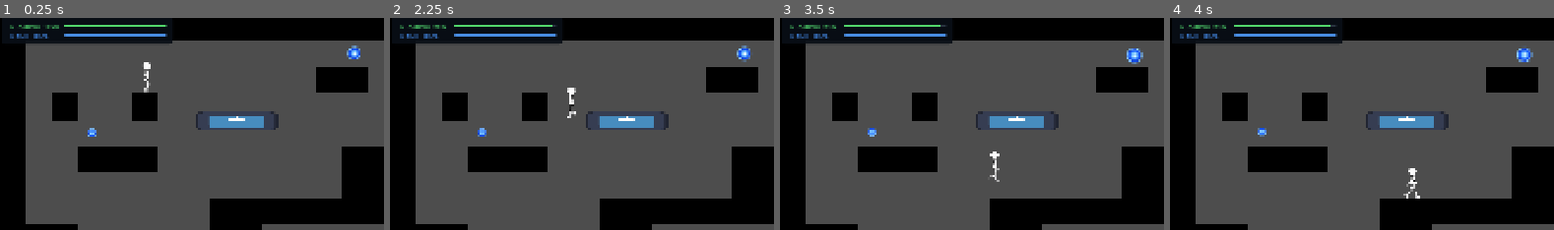
Above: before the commit, frames 1-4 (left to right).
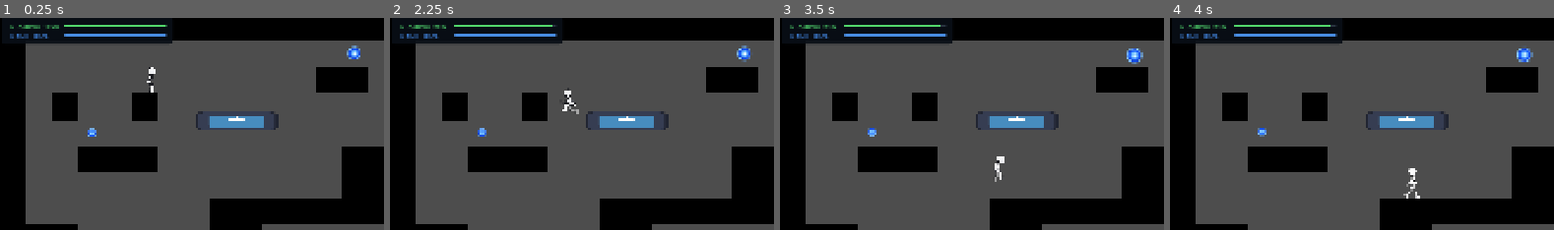
Above: after the commit, the same moments.

Repository: DonDuncombe/Strike
Game: Godot game, scene res://scenes/main.tscn
The game is run twice, just before and just after one commit, with the same random seed, the same clock (stepped at 60 frames per second) and the same inputs. The engine's default icon, where the game draws it, is replaced by a stand-in: a white triangle on a blue panel in a dark square.
Inputs:
- Up to frame 1 (0.25 s): no input
- Up to frame 2 (2.25 s): hold D (move_right) 0.53-2.03 s; tap J (attack) at 0.6 s; tap Space (move_jump) at 0.77, 1.52 s; tap F (dash) at 1.35 s; hold A (move_left) from 2.03 s (still down); hold Alt (move_crouch) from 2.03 s (still down)
- Up to frame 3 (3.5 s): tap Enter at 2.75 s; release A (move_left) at 2.78 s; release Alt (move_crouch) at 2.78 s; hold D (move_right) from 2.78 s (still down); tap E (next_weapon) at 2.85 s; tap Space (move_jump) at 3.02 s
- Up to frame 4 (4 s): keep holding D (move_right); tap Space (move_jump) at 3.5, 3.77 s; tap Q (prev_weapon) at 3.6 s
The pictures show only the part of the screen within x 0-50%, y 1-51%; the shares and areas given below are measured in that part.

The runs differ from the first frame. In frame 1, 0.3% of the frame differs, in the area x 37-41%, y 20-36%; in frame 2, 0.3%; in frame 3, 0.3%; in frame 4, nothing differs.

Commit message:
Jump animation added
Co-Authored-By: Claude Opus 5.5 <noreply@anthropic.com>

Diff:
--- a/scenes/player.tscn
+++ b/scenes/player.tscn
@@ -5,6 +5,7 @@
 [ext_resource type="Texture2D" uid="uid://8acy4ho2nom4" path="res://assets/images/Skelly/Skelly-walk.png" id="walk"]
 [ext_resource type="Texture2D" uid="uid://2fgvo0qqwqwg" path="res://assets/images/Skelly/Skelly-hang.png" id="hang"]
 [ext_resource type="Texture2D" path="res://assets/images/Skelly/Skelly-crouch.png" id="crouch"]
+[ext_resource type="Texture2D" path="res://assets/images/Skelly/Skelly-jump.png" id="jump"]
 
 [sub_resource type="AtlasTexture" id="hang_0"]
 atlas = ExtResource("hang")
@@ -226,6 +227,49 @@
 region = Rect2(1024, 0, 256, 256)
 filter_clip = true
 
+[sub_resource type="AtlasTexture" id="jump_4"]
+atlas = ExtResource("jump")
+region = Rect2(1024, 0, 256, 256)
+filter_clip = true
+
+[sub_resource type="AtlasTexture" id="jump_5"]
+atlas = ExtResource("jump")
+region = Rect2(1280, 0, 256, 219)
+margin = Rect2(0, 0, 0, 37)
+filter_clip = true
+
+[sub_resource type="AtlasTexture" id="jump_6"]
+atlas = ExtResource("jump")
+region = Rect2(1536, 0, 256, 178)
+margin = Rect2(0, 0, 0, 78)
+filter_clip = true
+
+[sub_resource type="AtlasTexture" id="jump_7"]
+atlas = ExtResource("jump")
+region = Rect2(1792, 0, 256, 222)
+margin = Rect2(0, 0, 0, 34)
+filter_clip = true
+
+[sub_resource type="AtlasTexture" id="jump_8"]
+atlas = ExtResource("jump")
+region = Rect2(2048, 0, 256, 256)
+filter_clip = true
+
+[sub_resource type="AtlasTexture" id="jump_9"]
+atlas = ExtResource("jump")
+region = Rect2(2304, 0, 256, 256)
+filter_clip = true
+
+[sub_resource type="AtlasTexture" id="jump_10"]
+atlas = ExtResource("jump")
+region = Rect2(2560, 0, 256, 256)
+filter_clip = true
+
+[sub_resource type="AtlasTexture" id="jump_11"]
+atlas = ExtResource("jump")
+region = Rect2(2816, 0, 256, 256)
+filter_clip = true
+
 [sub_resource type="SpriteFrames" id="SpriteFrames_u4gc1"]
 animations = [{
 "frames": [{
@@ -338,9 +382,12 @@
 }, {
 "frames": [{
 "duration": 1.0,
-"texture": SubResource("walk_2")
-}],
-"loop": 1,
+"texture": SubResource("jump_7")
+}, {
+"duration": 1.0,
+"texture": SubResource("jump_8")
+}],
+"loop": false,
 "name": &"fall",
 "speed": 1.0
 }, {
@@ -368,11 +415,31 @@
 }, {
 "frames": [{
 "duration": 1.0,
-"texture": SubResource("walk_4")
-}],
-"loop": 1,
+"texture": SubResource("jump_4")
+}, {
+"duration": 1.0,
+"texture": SubResource("jump_5")
+}, {
+"duration": 1.0,
+"texture": SubResource("jump_6")
+}],
+"loop": false,
 "name": &"jump",
 "speed": 1.0
+}, {
+"frames": [{
+"duration": 1.0,
+"texture": SubResource("jump_9")
+}, {
+"duration": 1.0,
+"texture": SubResource("jump_10")
+}, {
+"duration": 1.0,
+"texture": SubResource("jump_11")
+}],
+"loop": false,
+"name": &"land",
+"speed": 20.0
 }, {
 "frames": [{
 "duration": 1.0,
--- a/scripts/player.gd
+++ b/scripts/player.gd
@@ -15,10 +15,12 @@
 const CROUCH_TRANSITION_TIME: float = 0.15
 ## Crouched collider height as a fraction of the standing collider; the feet stay in place.
 const CROUCH_HEIGHT_RATIO: float = 0.68
-## The crouch sheet is drawn larger than the walk sheet. This matches its head size (64 vs 47 source px).
-const CROUCH_SPRITE_SCALE: float = 0.734
-## Source-pixel shift that puts the scaled crouch feet (117 px below frame center) on the walk feet (89 px).
-const CROUCH_SPRITE_FEET_SHIFT: float = 3.1
+## The crouch and jump sheets are drawn larger than the walk sheet. This matches their head size (64 vs 47 source px).
+const LARGE_SHEET_SCALE: float = 0.734
+## Source-pixel shift that puts the scaled crouch and jump feet (117 px below frame center) on the walk feet (89 px).
+const LARGE_SHEET_FEET_SHIFT: float = 3.1
+## Animations drawn on the larger crouch and jump sheets.
+const LARGE_SHEET_ANIMATIONS: Array[StringName] = [&"crouch", &"jump", &"fall", &"land"]
 ## Crouched movement speed as a fraction of the stamina-scaled Move Speed.
 # TODO: Placeholder crouch-walk that slides the held crouch frame. Replace with the crouch-walk/crawl animation when it is added.
 const CROUCH_WALK_SPEED_MULTIPLIER: float = 0.35
@@ -235,6 +237,8 @@
 var _animation_cycle: float = 0.0
 var _animation_travel: Vector2 = Vector2.ZERO
 var _sprite_override_active: bool = false
+# True from touching down into IDLE until the landing frames finish.
+var _landing: bool = false
 var _sprite_rest_scale: Vector2
 var _sprite_rest_position: Vector2
 
@@ -742,6 +746,7 @@
 		return
 	var old_state: PlayerState = current_state
 	current_state = new_state
+	_landing = new_state == PlayerState.IDLE and (old_state == PlayerState.JUMP or old_state == PlayerState.FALL)
 	state_changed.emit(PlayerState.keys()[old_state], PlayerState.keys()[new_state])
 
 # --- State Transition Condition Evaluators ---
@@ -823,24 +828,8 @@
 	# shuffles onto the ledge. Replace with the dedicated transition animation when it is provided.
 	if is_crouching and not (current_state == PlayerState.LEDGE_CLIMB and _ledge_waypoints.size() > 1):
 		crouch_pose = true
-	if current_state == PlayerState.LEDGE_HANG or crouch_pose:
-		if not _sprite_override_active:
-			_sprite_rest_scale = sprite.scale
-			_sprite_rest_position = sprite.position
-			_sprite_override_active = true
-		if crouch_pose:
-			sprite.scale = _sprite_rest_scale * CROUCH_SPRITE_SCALE
-			sprite.position = _sprite_rest_position + Vector2(0.0, CROUCH_SPRITE_FEET_SHIFT * _sprite_rest_scale.y)
-		else:
-			sprite.scale = _sprite_rest_scale * ledge_sprite_scale
-			var grip: Vector2 = ledge_sprite_grip
-			if sprite.flip_h:
-				grip.x = -grip.x
-			sprite.position = to_local(_ledge_top) - sprite.transform.basis_xform(grip)
-	elif _sprite_override_active:
-		sprite.scale = _sprite_rest_scale
-		sprite.position = _sprite_rest_position
-		_sprite_override_active = false
+	if _landing and sprite.animation == &"land" and not sprite.is_playing():
+		_landing = false
 	var animation_name: StringName = &"idle"
 	var cycle_advance: float = 0.0
 	var distance_driven: bool = false
@@ -872,8 +861,11 @@
 				cycle_advance = -travel.y / maxf(cycle_distance, 0.001)
 	if crouch_pose:
 		animation_name = &"crouch"
+	elif current_state == PlayerState.IDLE and _landing:
+		animation_name = &"land"
 	if sprite.sprite_frames == null or not sprite.sprite_frames.has_animation(animation_name):
 		return
+	_apply_sprite_override(animation_name)
 	if sprite.animation != animation_name:
 		_animation_cycle = 0.0
 		sprite.animation = animation_name
@@ -886,8 +878,37 @@
 		sprite.pause()
 		_animation_cycle = fposmod(_animation_cycle + cycle_advance, 1.0)
 		_set_locomotion_frame(sprite)
+	elif animation_name == &"jump" or animation_name == &"fall":
+		# Rising frames run from launch speed to the apex; falling frames from the apex to launch speed downward.
+		sprite.pause()
+		var launch_speed: float = maxf(-initial_jump_velocity, 0.001)
+		var air_progress: float = clampf(1.0 + velocity.y / launch_speed, 0.0, 1.0) if animation_name == &"jump" else clampf(velocity.y / launch_speed, 0.0, 1.0)
+		var last_air_frame: int = sprite.sprite_frames.get_frame_count(animation_name) - 1
+		sprite.set_frame_and_progress(roundi(air_progress * last_air_frame), 0.0)
 	else:
 		sprite.play(animation_name)
+
+# Rescales and repositions the sprite for artwork drawn at a different size than the walk sheet.
+func _apply_sprite_override(animation_name: StringName) -> void:
+	var large_sheet: bool = LARGE_SHEET_ANIMATIONS.has(animation_name)
+	if large_sheet or animation_name == &"hang":
+		if not _sprite_override_active:
+			_sprite_rest_scale = sprite.scale
+			_sprite_rest_position = sprite.position
+			_sprite_override_active = true
+		if large_sheet:
+			sprite.scale = _sprite_rest_scale * LARGE_SHEET_SCALE
+			sprite.position = _sprite_rest_position + Vector2(0.0, LARGE_SHEET_FEET_SHIFT * _sprite_rest_scale.y)
+		else:
+			sprite.scale = _sprite_rest_scale * ledge_sprite_scale
+			var grip: Vector2 = ledge_sprite_grip
+			if sprite.flip_h:
+				grip.x = -grip.x
+			sprite.position = to_local(_ledge_top) - sprite.transform.basis_xform(grip)
+	elif _sprite_override_active:
+		sprite.scale = _sprite_rest_scale
+		sprite.position = _sprite_rest_position
+		_sprite_override_active = false
 
 func _set_locomotion_frame(animated_sprite: AnimatedSprite2D) -> void:
 	var frames: SpriteFrames = animated_sprite.sprite_frames
--- a/tests/crouch_test.gd
+++ b/tests/crouch_test.gd
@@ -50,7 +50,7 @@
 	_check(player.is_crouching and player.current_state == PlayerController.PlayerState.CROUCH, "Holding crouch on the floor must crouch")
 	_check(crouched.size.y < standing.size.y and is_equal_approx(crouched.end.y, standing.end.y), "Crouching must lower the collider top and keep the feet in place")
 	_check(sprite.animation == &"crouch" and sprite.frame == 4 and not sprite.is_playing(), "Full crouch must hold the last crouch frame")
-	_check(sprite.scale.is_equal_approx(rest_scale * PlayerController.CROUCH_SPRITE_SCALE), "Crouch art must be scaled to match the walk art")
+	_check(sprite.scale.is_equal_approx(rest_scale * PlayerController.LARGE_SHEET_SCALE), "Crouch art must be scaled to match the walk art")
 
 	var x_before: float = player.position.x
 	Input.action_press("move_left")
--- a/tests/player_animation_test.gd
+++ b/tests/player_animation_test.gd
@@ -90,9 +90,38 @@
 	player._animation_travel = Vector2(walk_distance / 12.0, 0.0)
 	player._update_animation()
 	_check(sprite.frame == 0 and is_equal_approx(sprite.frame_progress, 0.5), "Relative frame durations retain their timing within the distance cycle")
-	for state: int in [PlayerController.PlayerState.JUMP, PlayerController.PlayerState.FALL, PlayerController.PlayerState.DASH]:
-		player.current_state = state as PlayerController.PlayerState
-		player._update_animation()
-		_check(sprite.sprite_frames.get_frame_count(sprite.animation) == 1, "Air states retain still poses")
+	player.current_state = PlayerController.PlayerState.DASH
+	player._update_animation()
+	_check(sprite.sprite_frames.get_frame_count(sprite.animation) == 1, "Dash retains a still pose")
+	_check_jump_animation(player, sprite)
 	print("Animation tests: ", failures, " failures")
 	quit(1 if failures > 0 else 0)
+
+func _check_jump_animation(player: PlayerController, sprite: AnimatedSprite2D) -> void:
+	for animation_name: StringName in [&"jump", &"fall", &"land"]:
+		for index: int in range(sprite.sprite_frames.get_frame_count(animation_name)):
+			var texture: AtlasTexture = sprite.sprite_frames.get_frame_texture(animation_name, index) as AtlasTexture
+			_check(texture != null and texture.atlas.resource_path == "res://assets/images/Skelly/Skelly-jump.png", "%s must use the Skelly jump sheet" % animation_name)
+			_check(texture != null and texture.get_size() == Vector2(256, 256), "Shadow-cropped jump frames must keep the 256 px frame size")
+	var rest_scale: Vector2 = sprite.scale
+	player.current_state = PlayerController.PlayerState.JUMP
+	player.velocity.y = player.initial_jump_velocity
+	player._update_animation()
+	_check(sprite.animation == &"jump" and sprite.frame == 0, "Takeoff shows the first rising frame")
+	_check(sprite.scale.is_equal_approx(rest_scale * PlayerController.LARGE_SHEET_SCALE), "Jump art must be scaled to match the walk art")
+	player.velocity.y = 0.0
+	player._update_animation()
+	_check(sprite.frame == 2, "Apex shows the last rising frame")
+	player._transition_to_state(PlayerController.PlayerState.FALL)
+	player._update_animation()
+	_check(sprite.animation == &"fall" and sprite.frame == 0, "Falling starts from the apex fall frame")
+	player.velocity.y = -player.initial_jump_velocity
+	player._update_animation()
+	_check(sprite.frame == 1, "Fast falling shows the last fall frame")
+	player._transition_to_state(PlayerController.PlayerState.IDLE)
+	player._update_animation()
+	_check(sprite.animation == &"land" and sprite.is_playing(), "Landing into idle plays the landing frames")
+	sprite.frame = sprite.sprite_frames.get_frame_count(&"land") - 1
+	sprite.pause()
+	player._update_animation()
+	_check(sprite.animation == &"idle" and sprite.scale.is_equal_approx(rest_scale), "Idle and walk scale return after landing")
Binary file added: assets/images/Skelly/Skelly-jump.png
Not shown, added: assets/images/Skelly/Skelly-jump.png.import
